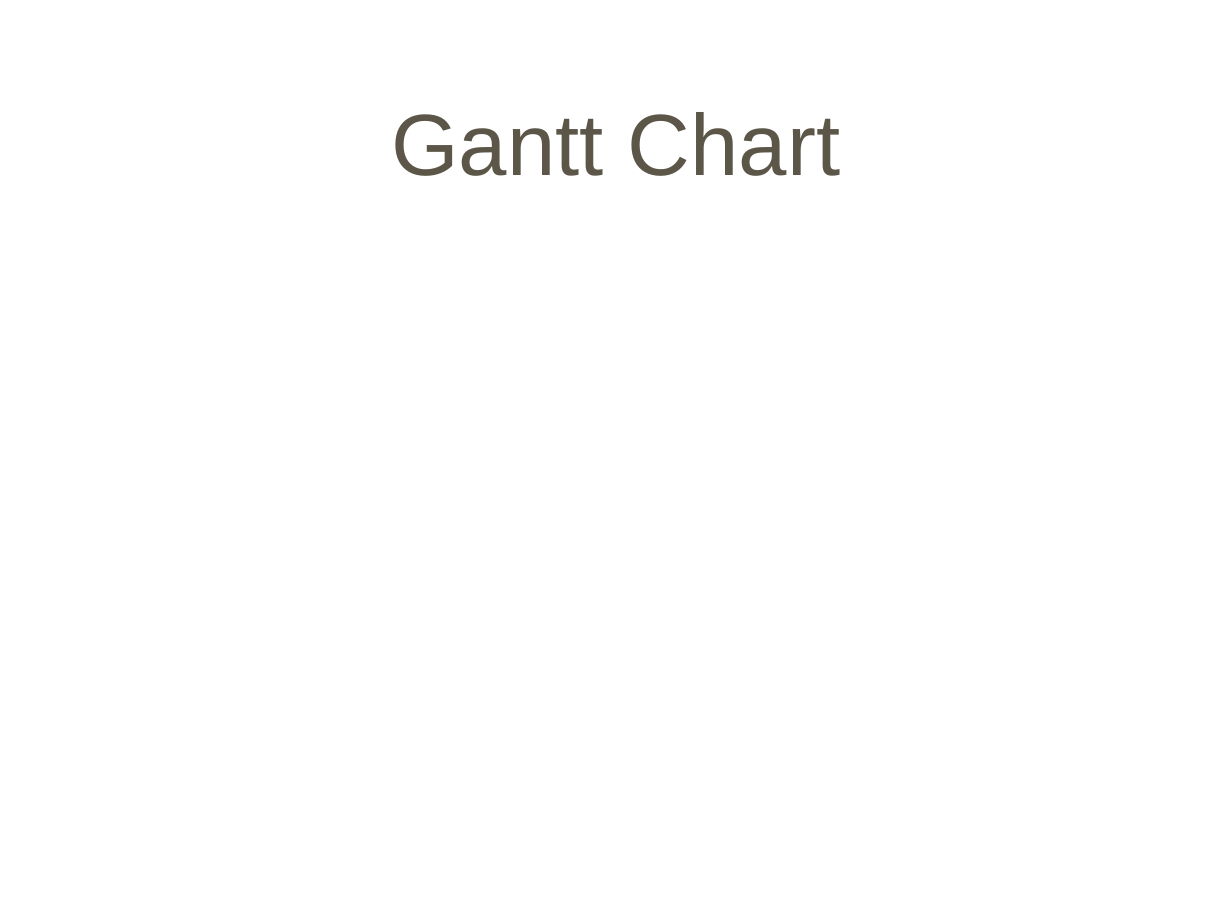
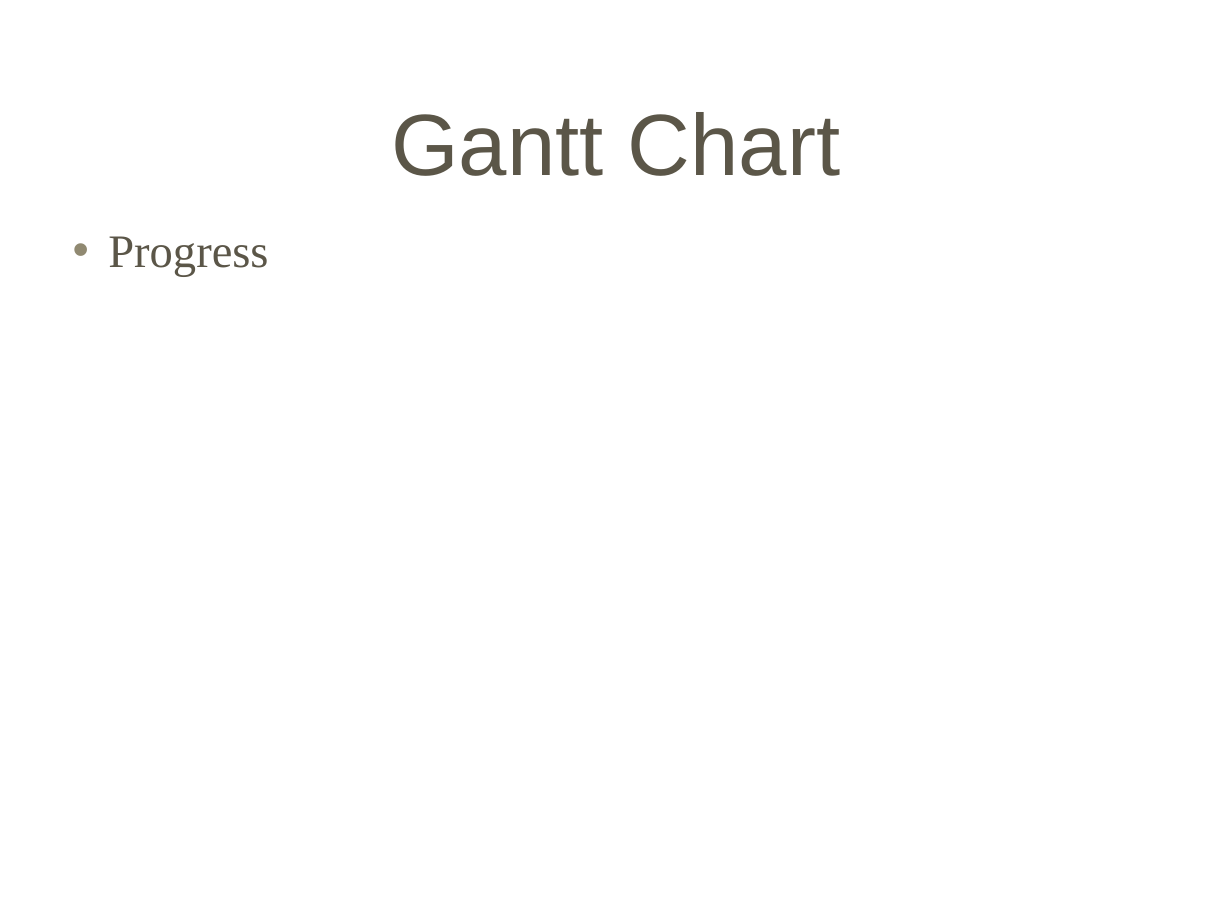
Before and after one commit to Letractively/company-management-system, a slide deck: slide 8 of src/Docs/Milestone01.ppt. Drawn at 1232x924 pixels with LibreOffice and Linux fonts; fonts in the diff are those of the drawing; background and template pictures are left out. Boxes give left, top, right and bottom in pixels: in the first picture for what was removed or moved away, otherwise in the second. Text is boxed around its words. In the diff, an @@ line names an element or a change of style, - is before the commit and + after.

Commit message:
edited gantt chart slide

```diff
--- a/src/Docs/Milestone01.ppt
+++ b/src/Docs/Milestone01.ppt
@@ text added at box(108, 236, 268, 277), 30 pt, text #5B5648 @@
+• Progress
```
